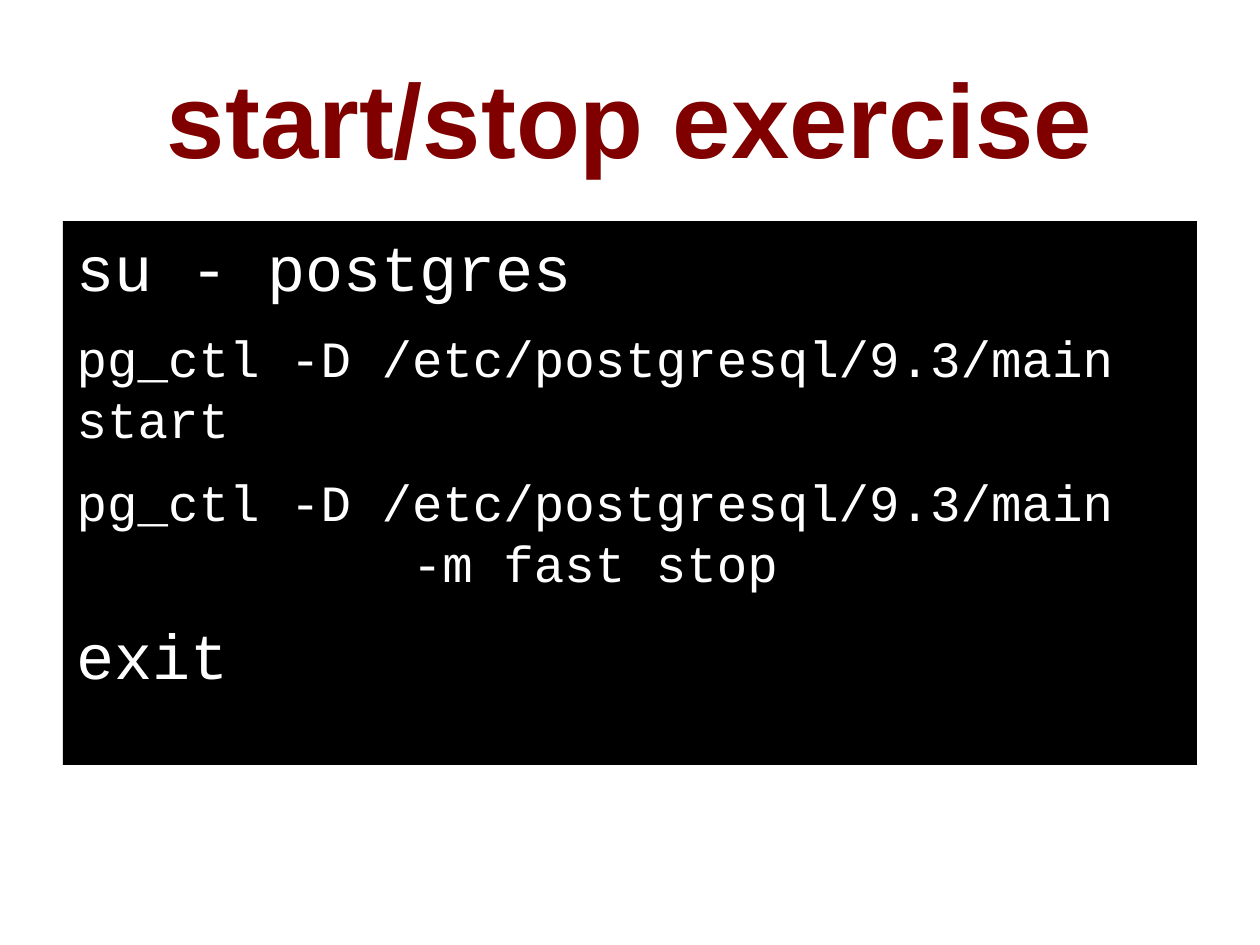
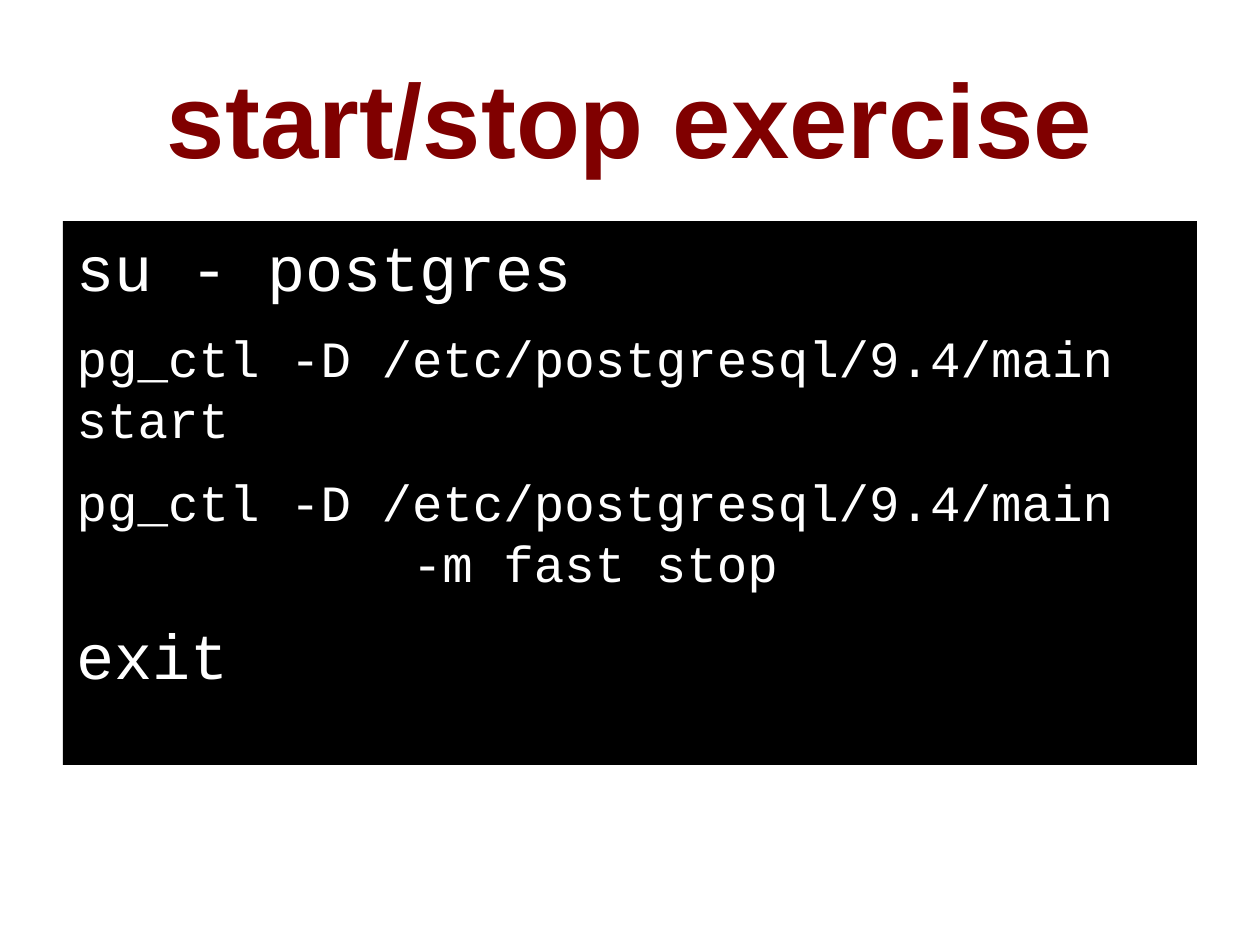
Before and after one commit to pgexperts/accidentalDBA, a slide deck: slide 37 of tutorial/accidental_dba.odp (slide 34 before the commit). Drawn at 1260x945 pixels with LibreOffice and Linux fonts; fonts in the diff are those of the drawing. Boxes give left, top, right and bottom in pixels: in the first picture for what was removed or moved away, otherwise in the second. Text is boxed around its words. In the diff, an @@ line names an element or a change of style, - is before the commit and + after.

Commit message:
Version 0.7. Removed PostGIS.  Added pg_stat_statements, PITR recovery exercise.  Ready for pgconfSV.

```diff
--- a/tutorial/accidental_dba.odp
+++ b/tutorial/accidental_dba.odp
@@ text at box(77, 340, 1114, 593): text changed @@
-pg_ctl -D /etc/postgresql/9.3/main start
-pg_ctl -D /etc/postgresql/9.3/main
--m fast stop
+pg_ctl -D /etc/postgresql/9.4/main start
+pg_ctl -D /etc/postgresql/9.4/main
+-m fast stop
```
Also in this commit, not shown: 24 other slides changed, 3 slides added, 7 slides removed, 21 other files.
